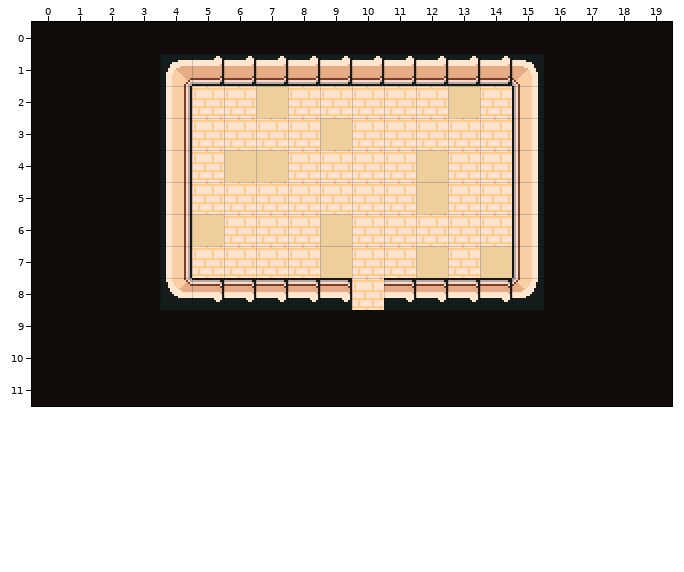
An edit to a level. Tiled map (JSON), data/tk_maps/w1/jade/luoyang-gates--shop-1.tmj. That is the earlier state.
Cells are 16x16 px. Shown: x 0..19, y 0..11.
After:
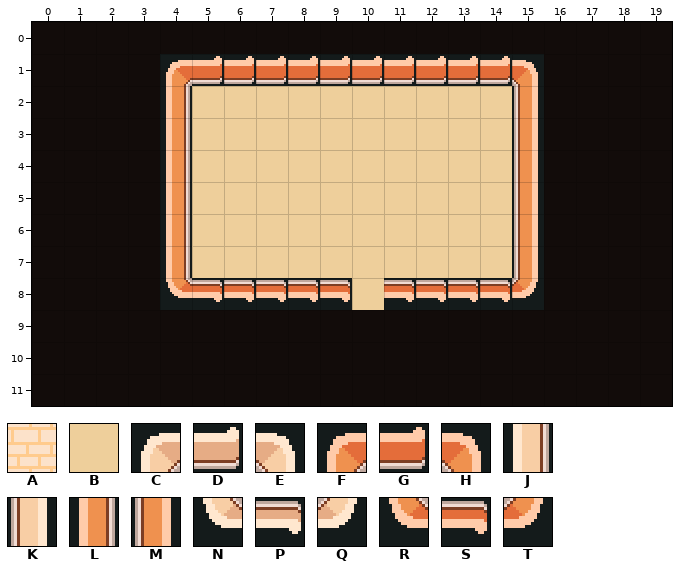
Key: from "n_floor_in": A 23, B 34; from "n_wall_in": C 0, D 1, E 4, F 5, G 6, H 9, J 10, K 14, L 15, M 19, N 40, P 41, Q 44, R 45, S 46, T 49.
_ is an empty cell, . an unchanged one.
Changes in this commit:
--- layer "ground"
@@ x 5..14 @@
- 2 AA.AAAAA.A
- 3 AAAA.AAAAA
- 4 A..AAAA.AA
- 5 AAAAAAA.AA
- 6 .AAA.AAAAA
- 7 AAAA.AA.A.
- 8 .....A....
+ 2 BB.BBBBB.B
+ 3 BBBB.BBBBB
+ 4 B..BBBB.BB
+ 5 BBBBBBB.BB
+ 6 .BBB.BBBBB
+ 7 BBBB.BB.B.
+ 8 .....B....
--- layer "wall"
@@ x 4..15 @@
- 1 CDDDDDDDDDDE
- 2 J..........K
- 3 J..........K
- 4 J..........K
- 5 J..........K
- 6 J..........K
- 7 J..........K
- 8 NPPPPP.PPPPQ
+ 1 FGGGGGGGGGGH
+ 2 L..........M
+ 3 L..........M
+ 4 L..........M
+ 5 L..........M
+ 6 L..........M
+ 7 L..........M
+ 8 RSSSSS.SSSST
Boxes around the changes in both pictures, in picture pixels (x1, y1, x2, y2):
changed: (166, 56, 538, 310)
